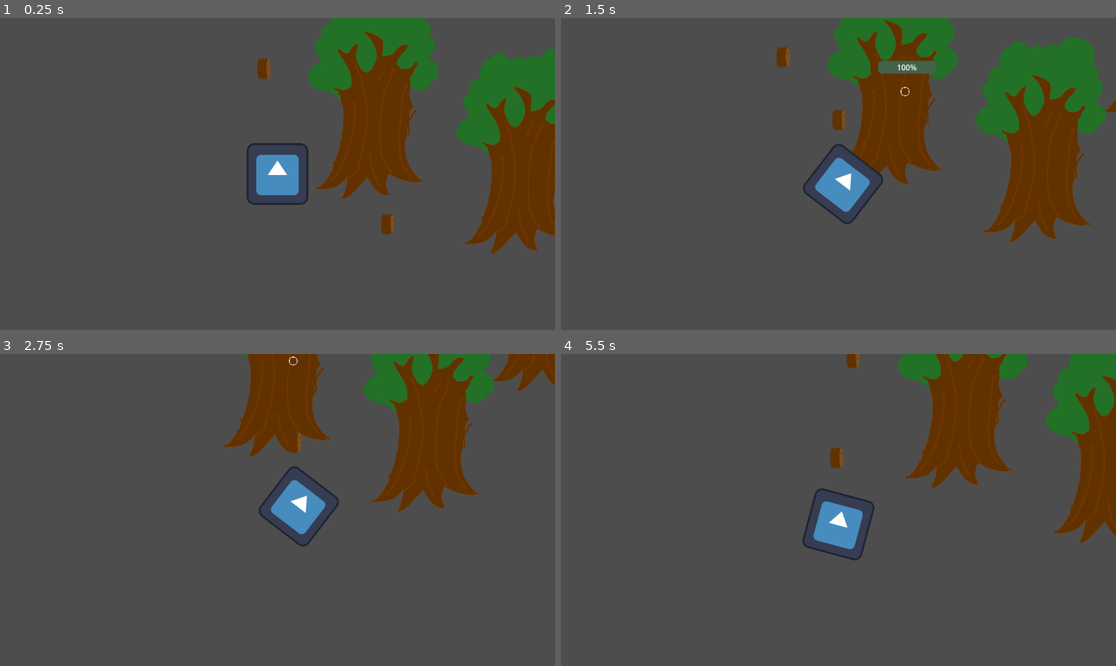
Above: before the commit, frames 1-4 (two rows, left to right).
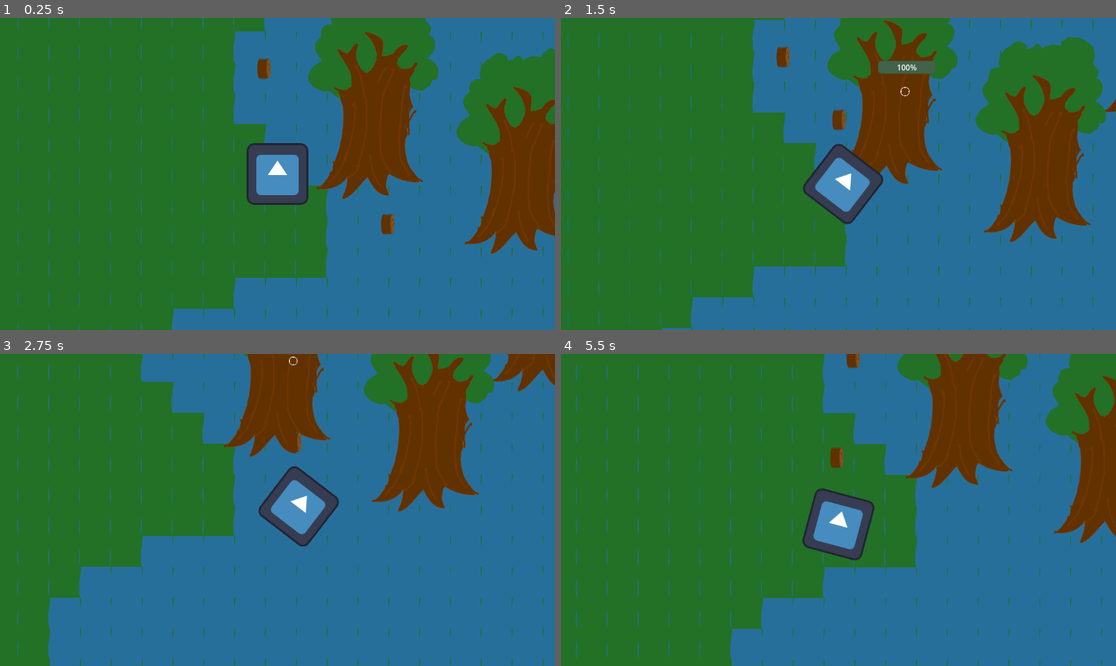
Above: after the commit, the same moments.

Repository: OgGhostJelly/unnamed-project
Game: Godot game, scene res://2d/2d.tscn
Same seed, same stepped clock (60 frames per second), same inputs: the game is played once before the commit and once after it. The engine's default icon, where the game draws it, is replaced by a stand-in: a white triangle on a blue panel in a dark square.
Inputs:
- Up to frame 1 (0.25 s): no input
- Up to frame 2 (1.5 s): tap Enter at 0.5 s; hold Right (move_right) 0.53-1.28 s; hold E (interact) 0.53-1.28 s; hold Down (move_down) from 1.28 s (still down); tap E (interact) at 1.35 s
- Up to frame 3 (2.75 s): release Down (move_down) at 2.03 s; hold Right (move_right) from 2.03 s (still down); hold E (interact) from 2.03 s (still down)
- Up to frame 4 (5.5 s): release Right (move_right) at 2.78 s; release E (interact) at 2.78 s; hold Up (move_up) 2.78-3.53 s; tap E (interact) at 2.85, 4.35 s; hold E (interact) 3.53-4.28 s; hold Left (move_left) 3.53-5.03 s; hold Down (move_down) from 5.03 s (still down); hold E (interact) from 5.03 s (still down)

The runs differ from the first frame. In frame 1, 81% of the frame differs, in the area x 0-100%, y 0-100%; in frame 2, 80%; in frame 3, 86%; in frame 4, 87%.

Commit message:
perlin noise generation finished

Diff:
--- a/2d/2d.tscn
+++ b/2d/2d.tscn
@@ -1,8 +1,21 @@
-[gd_scene load_steps=4 format=3 uid="uid://b43305s1wvxq5"]
+[gd_scene load_steps=8 format=3 uid="uid://b43305s1wvxq5"]
 
 [ext_resource type="PackedScene" uid="uid://dkv15avfpkrho" path="res://2d/interactable/tree/tree.tscn" id="1_25mko"]
 [ext_resource type="PackedScene" uid="uid://bm8bd1s5wj7t" path="res://2d/player/player.tscn" id="2_jivt0"]
 [ext_resource type="PackedScene" uid="uid://c033u31yfknya" path="res://2d/interactable/testificate/testificate.tscn" id="3_cgb3o"]
+[ext_resource type="Texture2D" uid="uid://bfeylmpqd8r4o" path="res://assets/ground.png" id="4_ifpc5"]
+[ext_resource type="Script" path="res://2d/TileMap.gd" id="5_moi0y"]
+
+[sub_resource type="TileSetAtlasSource" id="TileSetAtlasSource_nrla3"]
+resource_name = "Ground"
+texture = ExtResource("4_ifpc5")
+texture_region_size = Vector2i(64, 64)
+0:0/0 = 0
+1:0/0 = 0
+
+[sub_resource type="TileSet" id="TileSet_v8gp2"]
+tile_size = Vector2i(64, 64)
+sources/0 = SubResource("TileSetAtlasSource_nrla3")
 
 [node name="2D" type="Node2D"]
 y_sort_enabled = true
@@ -24,3 +37,9 @@
 
 [node name="Wood2" parent="." instance=ExtResource("3_cgb3o")]
 position = Vector2(319, 464)
+
+[node name="TileMap" type="TileMap" parent="."]
+z_index = -4096
+tile_set = SubResource("TileSet_v8gp2")
+format = 2
+script = ExtResource("5_moi0y")
--- /dev/null
+++ b/2d/TileMap.gd
@@ -0,0 +1,20 @@
+extends TileMap
+
+
+@export var size: Vector2i = Vector2i(200,200)
+
+const atlas_coords: Array = [
+	Vector2i(0,0),
+	Vector2i(1,0)
+]
+
+
+func _ready() -> void:
+	var noise_texture: FastNoiseLite = FastNoiseLite.new()
+	noise_texture.noise_type = FastNoiseLite.TYPE_PERLIN
+	noise_texture.seed = randi()
+
+	for x in range(size.x):
+		for y in range(size.y):
+			print(noise_texture.get_noise_2d(x, y)," ",floor(noise_texture.get_noise_2d(x, y) - 0.0001) + 1)
+			set_cell(0, Vector2i(x,y) - size / 2, 0, atlas_coords[floor(noise_texture.get_noise_2d(x, y) - 0.0001) + 1])
Binary file added: assets/ground.png
Not shown, added: assets/ground.png.import
